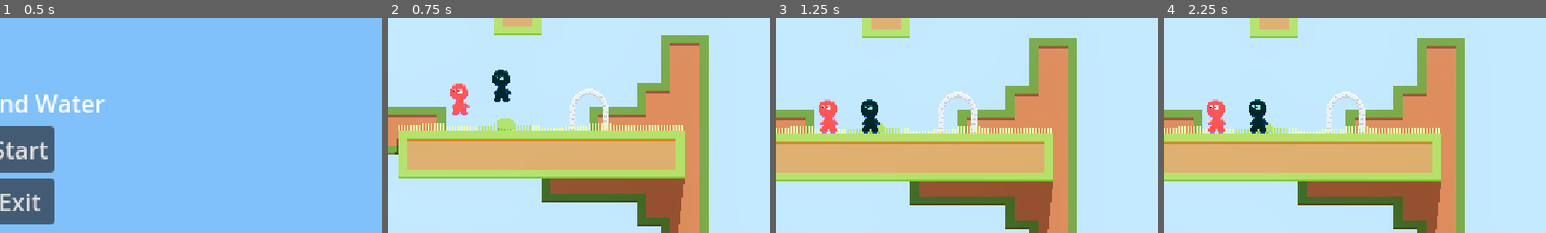
Above: before the commit, frames 1-4 (left to right).
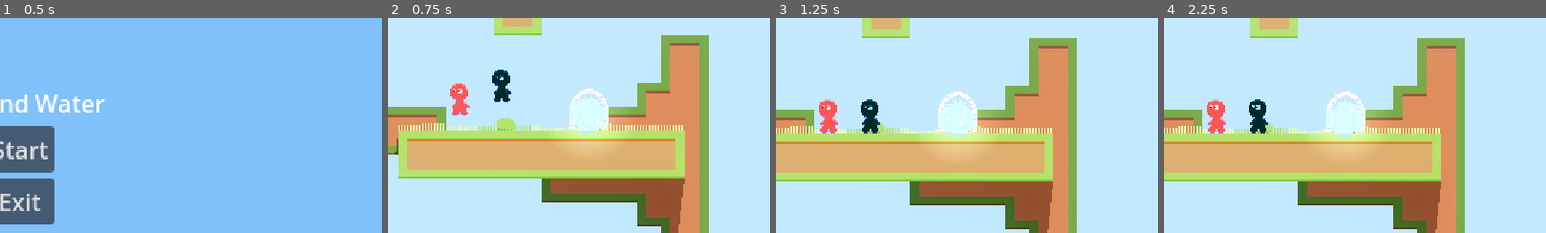
Above: after the commit, the same moments.

Repository: JohannesKoenig/fire-and-water
Game: Godot game, scene res://scenes/menu/main_menu.tscn
The game is run twice, just before and just after one commit, with the same random seed, the same clock (stepped at 60 frames per second) and the same inputs.
Inputs:
- Up to frame 1 (0.5 s): no input
- Up to frame 2 (0.75 s): click "Start" at 0.5 s
- Up to frame 3 (1.25 s): no input
- Up to frame 4 (2.25 s): click "Menu" at 1.25 s; click "Continue" at 2 s
The pictures show only the part of the screen within x 47-97%, y 18-68%; the shares and areas given below are measured in that part.

Frame 1 is identical in both runs. In frame 2, 1.6% of the frame differs, in the area x 44-61%, y 37-61%; in frame 3, 1.7%; in frame 4, 1.7%, in the area x 39-56%, y 39-63%.

Commit message:
add visuals to exit

Diff:
--- a/game/scenes/exit/exit.tscn
+++ b/game/scenes/exit/exit.tscn
@@ -7,8 +7,259 @@
 [ext_resource type="Script" path="res://scripts/exit/idle_exit_state.gd" id="5_dv31i"]
 [ext_resource type="Script" path="res://scripts/exit/transition_to_exit_exit_state.gd" id="6_b0o0h"]
 [ext_resource type="Script" path="res://scripts/exit/exit_exit_state.gd" id="7_q7evi"]
+[ext_resource type="Texture2D" uid="uid://cw54avwqm1hiy" path="res://assets/portal/portal_idle_state.png" id="8_hhett"]
+[ext_resource type="Texture2D" uid="uid://cdopjdgh81r8s" path="res://assets/portal/portal_transporting_state.png" id="9_raesd"]
+[ext_resource type="Script" path="res://scripts/exit/exit_visuals.gd" id="10_n2tix"]
 
 [sub_resource type="RectangleShape2D" id="RectangleShape2D_dk2b7"]
+
+[sub_resource type="CanvasItemMaterial" id="CanvasItemMaterial_qmyau"]
+
+[sub_resource type="AtlasTexture" id="AtlasTexture_3l8t1"]
+atlas = ExtResource("8_hhett")
+region = Rect2(0, 0, 32, 32)
+
+[sub_resource type="AtlasTexture" id="AtlasTexture_dqjf5"]
+atlas = ExtResource("8_hhett")
+region = Rect2(32, 0, 32, 32)
+
+[sub_resource type="AtlasTexture" id="AtlasTexture_enq56"]
+atlas = ExtResource("8_hhett")
+region = Rect2(64, 0, 32, 32)
+
+[sub_resource type="AtlasTexture" id="AtlasTexture_lkeap"]
+atlas = ExtResource("8_hhett")
+region = Rect2(96, 0, 32, 32)
+
+[sub_resource type="AtlasTexture" id="AtlasTexture_nlbng"]
+atlas = ExtResource("9_raesd")
+region = Rect2(0, 0, 32, 32)
+
+[sub_resource type="AtlasTexture" id="AtlasTexture_qx3d8"]
+atlas = ExtResource("9_raesd")
+region = Rect2(32, 0, 32, 32)
+
+[sub_resource type="AtlasTexture" id="AtlasTexture_wo3dc"]
+atlas = ExtResource("9_raesd")
+region = Rect2(64, 0, 32, 32)
+
+[sub_resource type="AtlasTexture" id="AtlasTexture_n2tsa"]
+atlas = ExtResource("9_raesd")
+region = Rect2(96, 0, 32, 32)
+
+[sub_resource type="SpriteFrames" id="SpriteFrames_l1lsb"]
+animations = [{
+"frames": [{
+"duration": 1.0,
+"texture": SubResource("AtlasTexture_3l8t1")
+}, {
+"duration": 1.0,
+"texture": SubResource("AtlasTexture_dqjf5")
+}, {
+"duration": 1.0,
+"texture": SubResource("AtlasTexture_enq56")
+}, {
+"duration": 1.0,
+"texture": SubResource("AtlasTexture_lkeap")
+}],
+"loop": true,
+"name": &"idle",
+"speed": 10.0
+}, {
+"frames": [{
+"duration": 1.0,
+"texture": SubResource("AtlasTexture_nlbng")
+}, {
+"duration": 1.0,
+"texture": SubResource("AtlasTexture_qx3d8")
+}, {
+"duration": 1.0,
+"texture": SubResource("AtlasTexture_wo3dc")
+}, {
+"duration": 1.0,
+"texture": SubResource("AtlasTexture_n2tsa")
+}],
+"loop": true,
+"name": &"transporting",
+"speed": 10.0
+}]
+
+[sub_resource type="Gradient" id="Gradient_6hv67"]
+colors = PackedColorArray(1, 1, 1, 1, 0, 0, 0, 1)
+
+[sub_resource type="GradientTexture2D" id="GradientTexture2D_ye86m"]
+gradient = SubResource("Gradient_6hv67")
+fill = 1
+fill_from = Vector2(0.5, 0.5)
+fill_to = Vector2(1, 0.5)
+metadata/_snap_enabled = true
+
+[sub_resource type="Animation" id="Animation_x5010"]
+resource_name = "Idle"
+loop_mode = 1
+tracks/0/type = "value"
+tracks/0/imported = false
+tracks/0/enabled = true
+tracks/0/path = NodePath("AnimatedSprite2D:animation")
+tracks/0/interp = 1
+tracks/0/loop_wrap = true
+tracks/0/keys = {
+"times": PackedFloat32Array(0),
+"transitions": PackedFloat32Array(1),
+"update": 1,
+"values": [&"idle"]
+}
+tracks/1/type = "value"
+tracks/1/imported = false
+tracks/1/enabled = true
+tracks/1/path = NodePath("PointLight2D:texture_scale")
+tracks/1/interp = 1
+tracks/1/loop_wrap = true
+tracks/1/keys = {
+"times": PackedFloat32Array(0),
+"transitions": PackedFloat32Array(1),
+"update": 0,
+"values": [1.0]
+}
+tracks/2/type = "value"
+tracks/2/imported = false
+tracks/2/enabled = true
+tracks/2/path = NodePath("AnimatedSprite2D:scale")
+tracks/2/interp = 1
+tracks/2/loop_wrap = true
+tracks/2/keys = {
+"times": PackedFloat32Array(0),
+"transitions": PackedFloat32Array(1),
+"update": 0,
+"values": [Vector2(1, 1)]
+}
+
+[sub_resource type="Animation" id="Animation_pittb"]
+length = 0.001
+tracks/0/type = "value"
+tracks/0/imported = false
+tracks/0/enabled = true
+tracks/0/path = NodePath("AnimatedSprite2D:animation")
+tracks/0/interp = 1
+tracks/0/loop_wrap = true
+tracks/0/keys = {
+"times": PackedFloat32Array(0),
+"transitions": PackedFloat32Array(1),
+"update": 1,
+"values": [&"idle"]
+}
+tracks/1/type = "value"
+tracks/1/imported = false
+tracks/1/enabled = true
+tracks/1/path = NodePath("PointLight2D:texture_scale")
+tracks/1/interp = 1
+tracks/1/loop_wrap = true
+tracks/1/keys = {
+"times": PackedFloat32Array(0),
+"transitions": PackedFloat32Array(1),
+"update": 0,
+"values": [1.0]
+}
+tracks/2/type = "value"
+tracks/2/imported = false
+tracks/2/enabled = true
+tracks/2/path = NodePath("AnimatedSprite2D:scale")
+tracks/2/interp = 1
+tracks/2/loop_wrap = true
+tracks/2/keys = {
+"times": PackedFloat32Array(0),
+"transitions": PackedFloat32Array(1),
+"update": 0,
+"values": [Vector2(1, 1)]
+}
+
+[sub_resource type="Animation" id="Animation_v6srm"]
+resource_name = "Transporting"
+length = 3.0
+tracks/0/type = "value"
+tracks/0/imported = false
+tracks/0/enabled = true
+tracks/0/path = NodePath("AnimatedSprite2D:animation")
+tracks/0/interp = 1
+tracks/0/loop_wrap = true
+tracks/0/keys = {
+"times": PackedFloat32Array(0),
+"transitions": PackedFloat32Array(1),
+"update": 1,
+"values": [&"idle"]
+}
+tracks/1/type = "value"
+tracks/1/imported = false
+tracks/1/enabled = true
+tracks/1/path = NodePath("PointLight2D:texture_scale")
+tracks/1/interp = 1
+tracks/1/loop_wrap = true
+tracks/1/keys = {
+"times": PackedFloat32Array(0, 3),
+"transitions": PackedFloat32Array(1, 1),
+"update": 0,
+"values": [1.0, 4.0]
+}
+tracks/2/type = "value"
+tracks/2/imported = false
+tracks/2/enabled = true
+tracks/2/path = NodePath("AnimatedSprite2D:scale")
+tracks/2/interp = 1
+tracks/2/loop_wrap = true
+tracks/2/keys = {
+"times": PackedFloat32Array(0, 3),
+"transitions": PackedFloat32Array(1, 1),
+"update": 0,
+"values": [Vector2(1, 1), Vector2(4, 4)]
+}
+
+[sub_resource type="Animation" id="Animation_hp8yn"]
+resource_name = "Exit"
+loop_mode = 1
+tracks/0/type = "value"
+tracks/0/imported = false
+tracks/0/enabled = true
+tracks/0/path = NodePath("AnimatedSprite2D:animation")
+tracks/0/interp = 1
+tracks/0/loop_wrap = true
+tracks/0/keys = {
+"times": PackedFloat32Array(0),
+"transitions": PackedFloat32Array(1),
+"update": 1,
+"values": [&"idle"]
+}
+tracks/1/type = "value"
+tracks/1/imported = false
+tracks/1/enabled = true
+tracks/1/path = NodePath("AnimatedSprite2D:scale")
+tracks/1/interp = 1
+tracks/1/loop_wrap = true
+tracks/1/keys = {
+"times": PackedFloat32Array(0),
+"transitions": PackedFloat32Array(1),
+"update": 0,
+"values": [Vector2(4, 4)]
+}
+tracks/2/type = "value"
+tracks/2/imported = false
+tracks/2/enabled = true
+tracks/2/path = NodePath("PointLight2D:texture_scale")
+tracks/2/interp = 1
+tracks/2/loop_wrap = true
+tracks/2/keys = {
+"times": PackedFloat32Array(0),
+"transitions": PackedFloat32Array(1),
+"update": 0,
+"values": [4.0]
+}
+
+[sub_resource type="AnimationLibrary" id="AnimationLibrary_tp67x"]
+_data = {
+"Exit": SubResource("Animation_hp8yn"),
+"Idle": SubResource("Animation_x5010"),
+"RESET": SubResource("Animation_pittb"),
+"Transporting": SubResource("Animation_v6srm")
+}
 
 [node name="Exit" type="Node2D"]
 script = ExtResource("1_nvmq8")
@@ -37,3 +288,23 @@
 
 [node name="Exit" type="Node" parent="Model/ExitStateMachine"]
 script = ExtResource("7_q7evi")
+
+[node name="Visuals" type="Node2D" parent="."]
+script = ExtResource("10_n2tix")
+
+[node name="AnimatedSprite2D" type="AnimatedSprite2D" parent="Visuals"]
+material = SubResource("CanvasItemMaterial_qmyau")
+sprite_frames = SubResource("SpriteFrames_l1lsb")
+animation = &"idle"
+autoplay = "idle"
+frame_progress = 0.610087
+
+[node name="PointLight2D" type="PointLight2D" parent="Visuals"]
+color = Color(0.478431, 0.745098, 0.901961, 1)
+energy = 0.5
+texture = SubResource("GradientTexture2D_ye86m")
+
+[node name="AnimationPlayer" type="AnimationPlayer" parent="Visuals"]
+libraries = {
+"": SubResource("AnimationLibrary_tp67x")
+}
--- a/game/scripts/exit/exit.gd
+++ b/game/scripts/exit/exit.gd
@@ -2,7 +2,10 @@
 
 @onready var input := $Input
 @onready var model := $Model
+@onready var visuals = $Visuals
 
+func _ready():
+	visuals.accept_model(model)
 
 func _process(delta: float):
 	var input_package = input.get_input()
--- /dev/null
+++ b/game/scripts/exit/exit_visuals.gd
@@ -0,0 +1,18 @@
+class_name ExitVisuals extends Node2D
+
+var model: ExitModel
+@onready var animated_sprite_2d = $AnimatedSprite2D
+@onready var animation_player = $AnimationPlayer
+
+
+func accept_model(model: ExitModel):
+	self.model = model
+
+func _process(delta):
+	match model.exit_state_machine.current_state:
+		"Idle":
+			animation_player.play("Idle")
+		"TransitionToExit":
+			animation_player.play("Transporting")
+		"Exit":
+			animation_player.play("Exit")
Binary file added: game/assets/portal/portal_idle_state.png
Not shown, added: game/assets/portal/portal_idle_state.png.import
Binary file added: game/assets/portal/portal_transporting_state.png
Not shown, added: game/assets/portal/portal_transporting_state.png.import
Not shown: 1 places in game/scenes/exit/exit.tscn that only renumber resources
